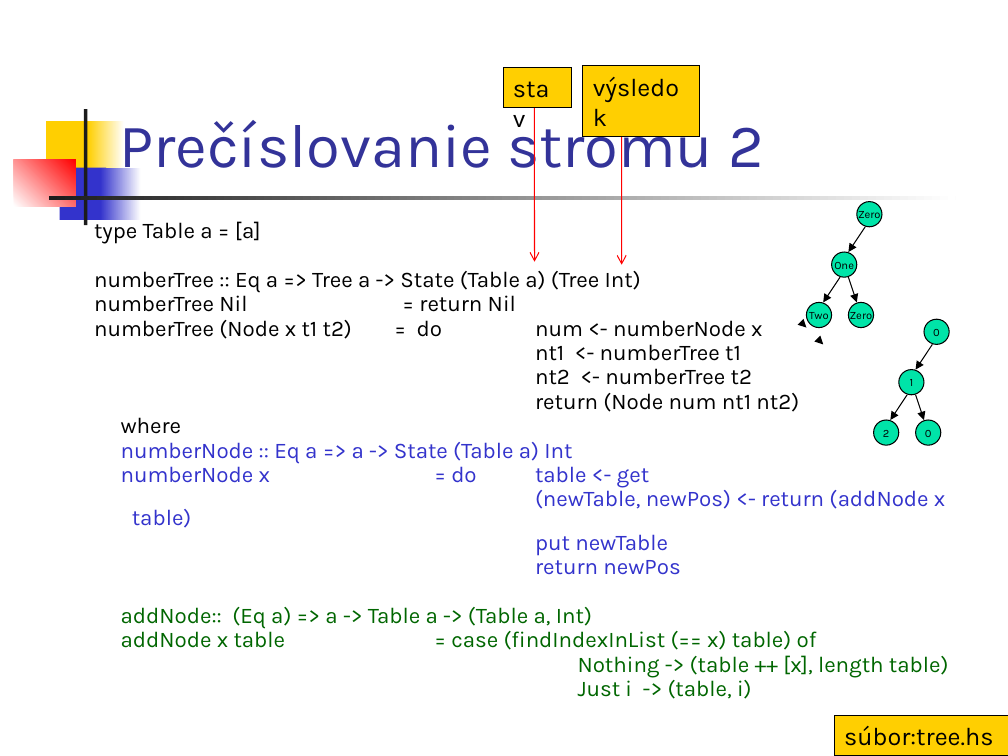
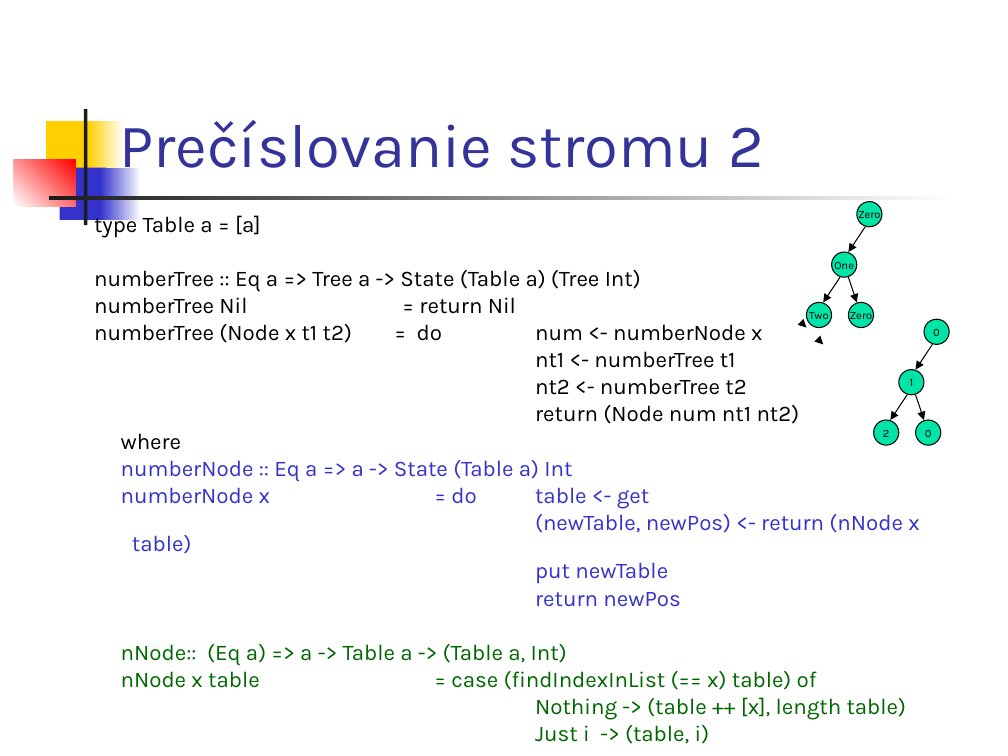
Before and after one commit to Funkcionalne/Prednasky, a slide deck: slide 49 of 12/12_fpro.ppt (slide 37 before the commit). Drawn at 1008x756 pixels with LibreOffice and Linux fonts; fonts in the diff are those of the drawing. Boxes give left, top, right and bottom in pixels: in the first picture for what was removed or moved away, otherwise in the second. Text is boxed around its words. In the diff, an @@ line names an element or a change of style, - is before the commit and + after.

```diff
--- a/12/12_fpro.ppt
+++ b/12/12_fpro.ppt
@@ rectangle removed at bbox=[503, 68, 571, 108] @@
-stav
@@ rectangle removed at bbox=[583, 66, 700, 136] @@
-výsledok
@@ arrow removed from (534, 100) to (534, 262) @@
@@ arrow removed from (622, 107) to (622, 265) @@
@@ text at bbox=[94, 211, 907, 744]: line spacing 0.7 to 0.8 @@
@@ text at bbox=[132, 514, 919, 554]: text changed @@
-(newTable, newPos) <- return (addNode x table)
+(newTable, newPos) <- return (nNode x table)
@@ text at bbox=[121, 644, 817, 690]: text changed @@
-addNode:: (Eq a) => a -> Table a -> (Table a, Int)
-addNode x table = case (findIndexInList (== x) table) of
+nNode:: (Eq a) => a -> Table a -> (Table a, Int)
+nNode x table = case (findIndexInList (== x) table) of
@@ rectangle removed at bbox=[835, 716, 1008, 756] @@
-súbor:tree.hs
```
Also in this commit, not shown: 24 other slides changed, 23 slides added, 11 slides removed, 7 other files.
